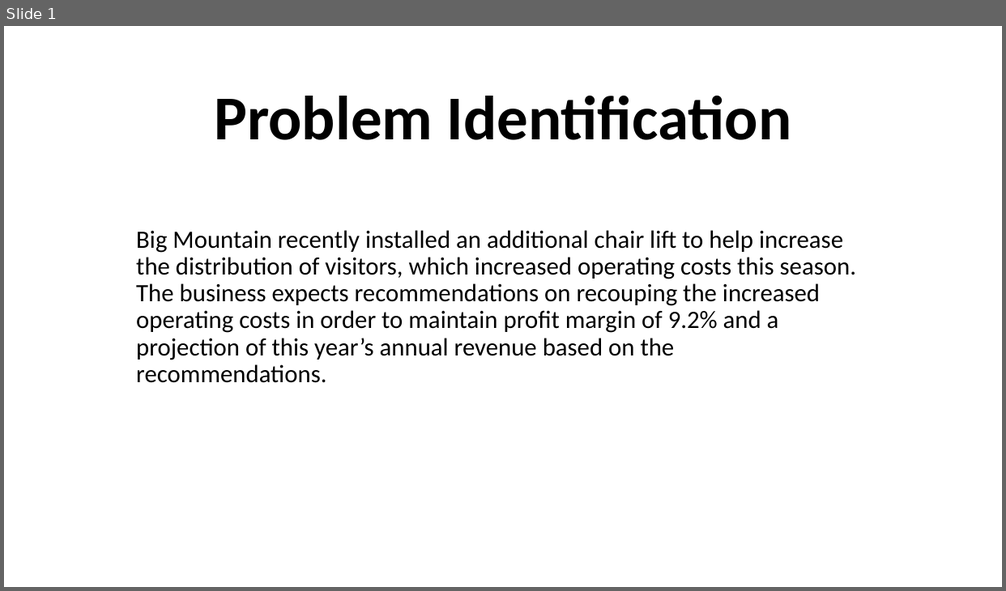
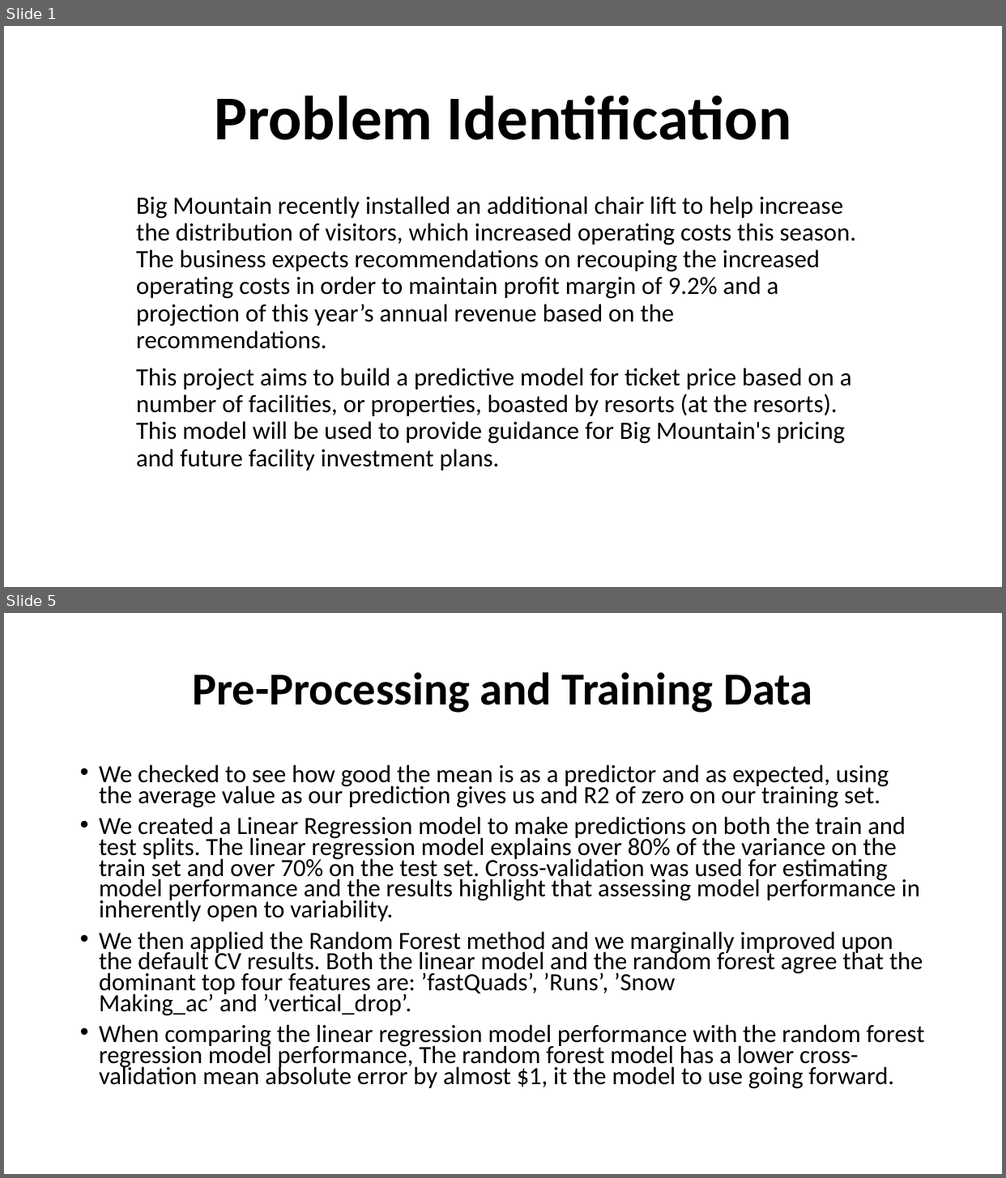
Before and after one commit to reneeylewis/Springboard-Projects, a slide deck: GuidedCapstone - Ski Resort/Step Seven - Slide Deck/Guided Capstone Slide Deck.pptx. Shown one above the other, each under a label of ours: slide 1 before the commit, slides 1 and 5 after it; the slides between them are not shown. The pictures are 1006x591 and 1006x1178 pixels, drawn with LibreOffice and Linux fonts; fonts in the diff are those of the drawing. Boxes give left, top, right and bottom in pixels: in the first picture for what was removed or moved away, otherwise in the second. Text is boxed around its words. In the diff, an @@ line names an element or a change of style, - is before the commit and + after.

Commit message:
updated guided capstone project sections 6 and 7

```diff
--- a/GuidedCapstone - Ski Resort/Step Seven - Slide Deck/Guided Capstone Slide Deck.pptx
+++ b/GuidedCapstone - Ski Resort/Step Seven - Slide Deck/Guided Capstone Slide Deck.pptx
@@ slide 5 added at [4,613,1002,1174], background #FFFFFF @@
@@ title added at [192,672,812,713], 44 pt, text #000000, bold @@
+Pre-Processing and Training Data
@@ text added at [99,764,925,1089], 23.8 pt, text #000000 @@
+• We checked to see how good the mean is as a predictor and as expected, using the average value as our prediction gives us and R2 of zero on our training set.
+• We created a Linear Regression model to make predictions on both the train and test splits. The linear regression model explains over 80% of the variance on the train set and over 70% on the test set. Cross-validation was used for estimating model performance and the results highlight that assessing model performance in inherently open to variability.
+• We then applied the Random Forest method and we marginally improved upon the default CV results. Both the linear model and the random forest agree that the dominant top four features are: ’fastQuads’, ’Runs’, ’Snow Making_ac’ and ’vertical_drop’.
+• When comparing the linear regression model performance with the random forest regression model performance, The random forest model has a lower cross-validation mean absolute error by almost $1, it the model to use going forward.
@@ slide 1 changed as well @@
@@ subtitle "Big Mountain recently installed an ...": place and size @@
-subtitle "Big Mountain recently installed an ..." at [136,230,856,383]
+subtitle "Big Mountain recently installed an ..." at [136,196,856,471]
@@ subtitle at [136,368,852,471]: paragraph added @@
+This project aims to build a predictive model for ticket price based on a number of facilities, or properties, boasted by resorts (at the resorts). This model will be used to provide guidance for Big Mountain's pricing and future facility investment plans.
```
Also in this commit, not shown: 4 other slides changed, 1 other slide added, 2 slides removed, 2 other files.
